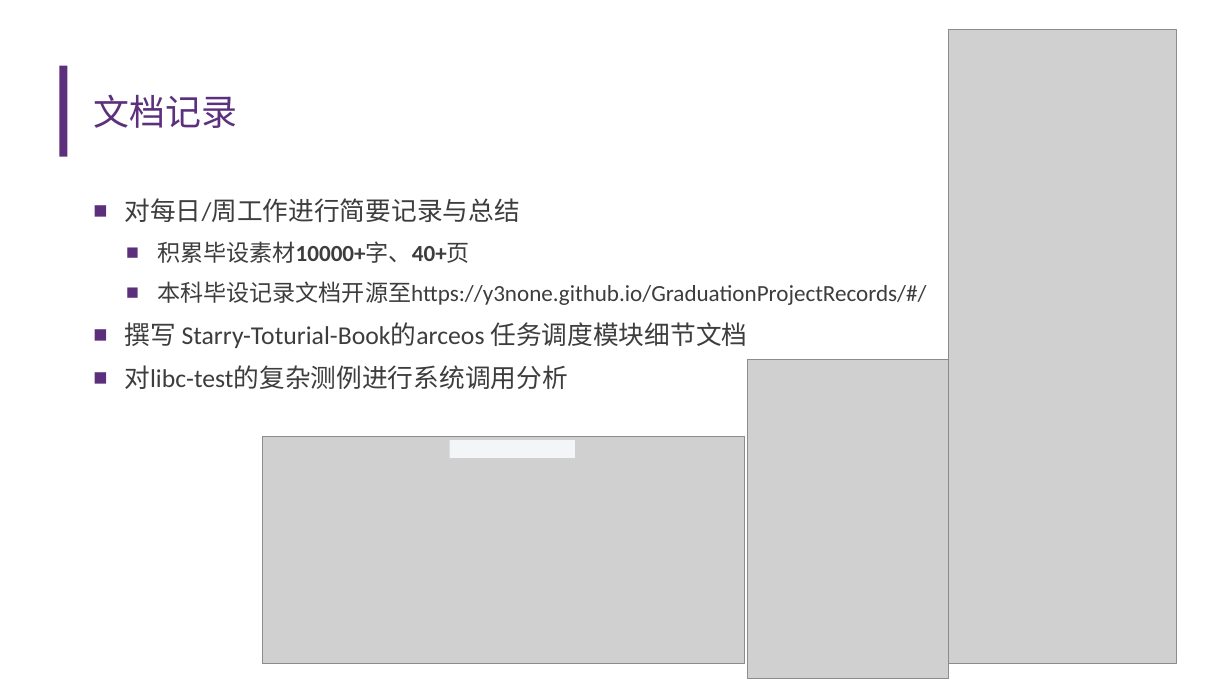
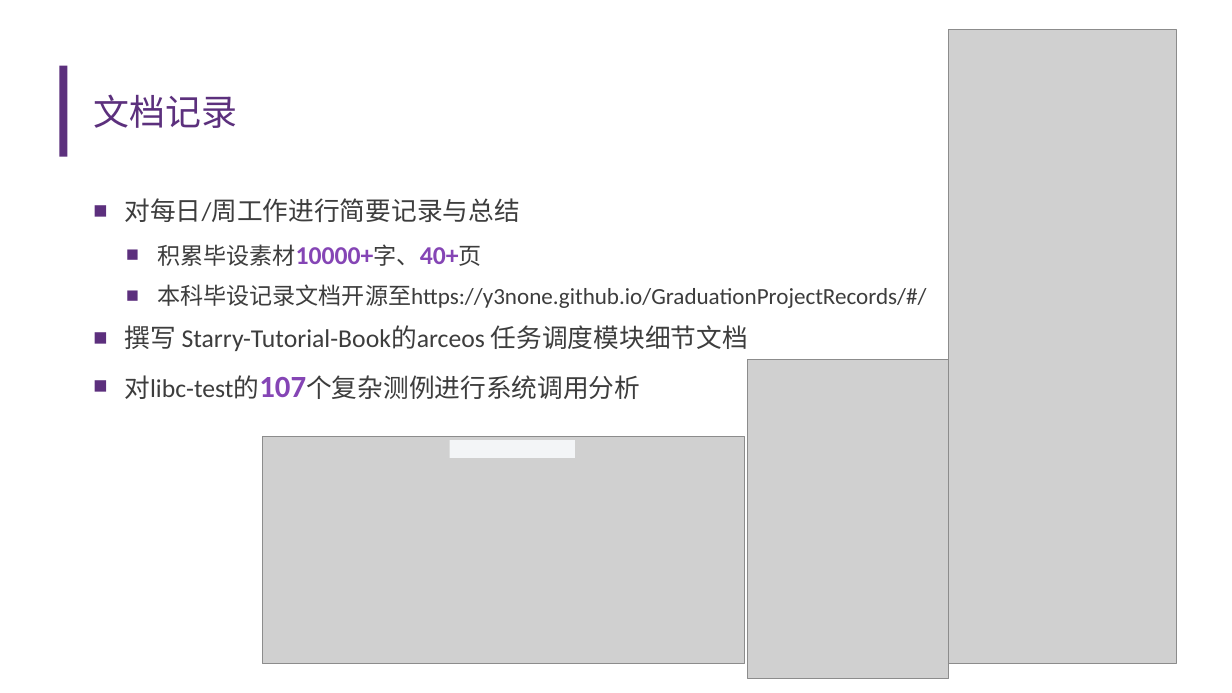
Before and after one commit to y3none/GraduationProjectRecords, a slide deck: slide 10 of docs/汇报ppt/中期汇报-俞颖妍.pptx. Drawn at 1232x693 pixels with LibreOffice and Linux fonts; fonts in the diff are those of the drawing; grey boxes stand for pictures; background and template pictures are left out. Boxes give left, top, right and bottom in pixels: in the first picture for what was removed or moved away, otherwise in the second. Text is boxed around its words. In the diff, an @@ line names an element or a change of style, - is before the commit and + after.

```diff
--- a/docs/汇报ppt/中期汇报-俞颖妍.pptx
+++ b/docs/汇报ppt/中期汇报-俞颖妍.pptx
@@ text at [157, 244, 482, 266]: size 18 to 20 pt, text colour #3D3D3D to #8545B5 in "积累毕设素材10000+字、40+页" @@
@@ text at [124, 325, 748, 399]: text changed @@
-■ 撰写 Starry-Toturial-Book的arceos 任务调度模块细节文档
-■ 对libc-test的复杂测例进行系统调用分析
+■ 撰写 Starry-Tutorial-Book的arceos 任务调度模块细节文档
+■ 对libc-test的107个复杂测例进行系统调用分析
```
Also in this commit, not shown: 2 other slides changed, 3 other files.
